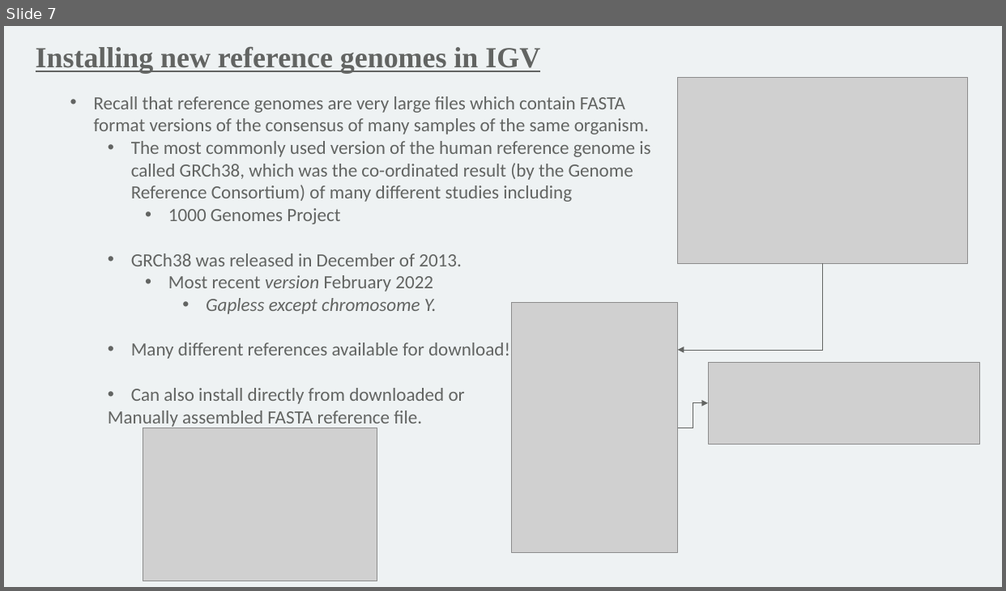
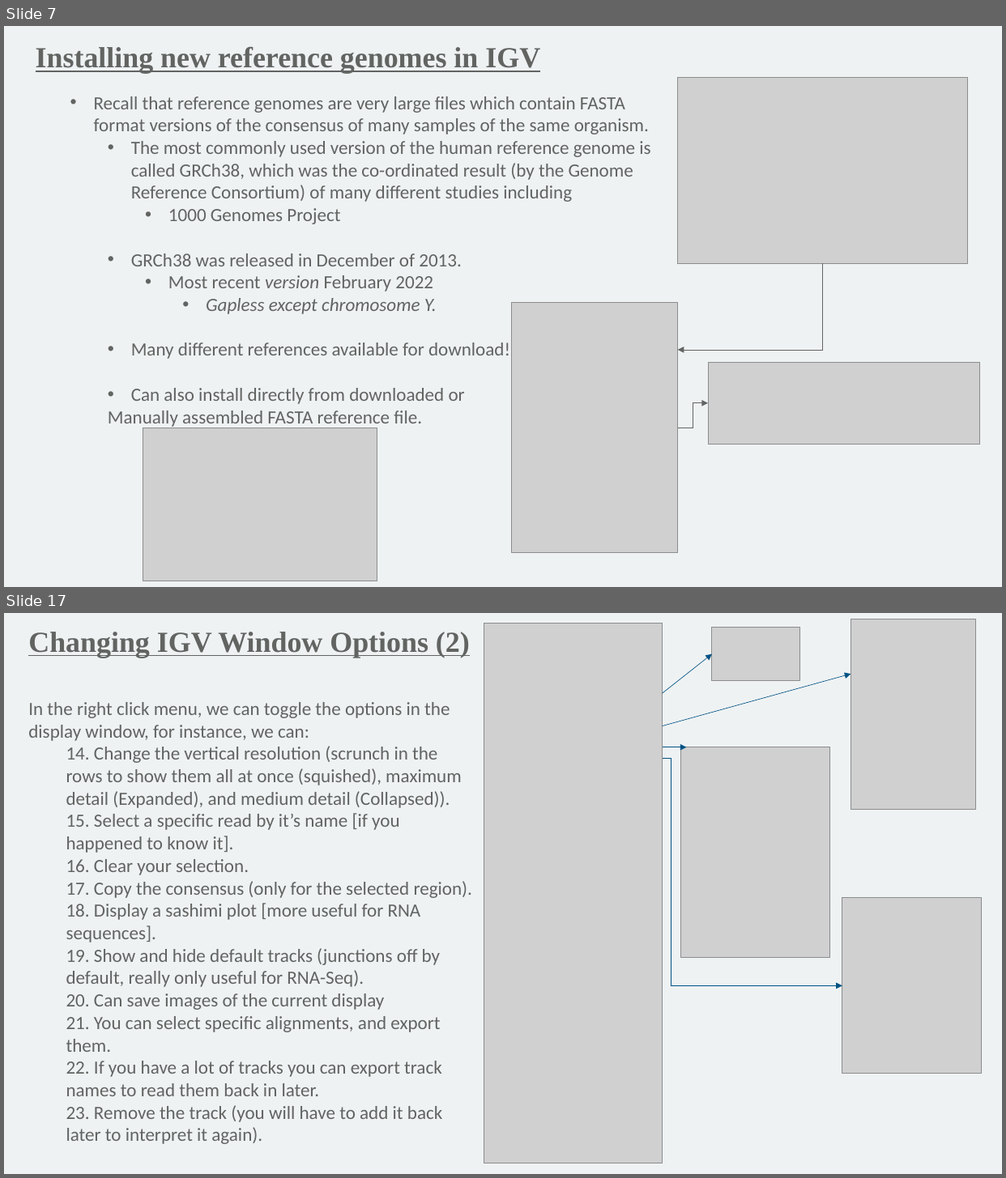
Before and after one commit to mathornton01/2022_UTSW_Lyda_Hill_Department_Introduction_To_NGS_Analysis_Nanocourse, a slide deck: Slides/IntroductionToNGSAnalysis_DayII_MT.pptx. Shown one above the other, each under a label of ours: slide 7 before the commit, slides 7 and 17 after it; the slides between them are not shown. The pictures are 1006x591 and 1006x1178 pixels, drawn with LibreOffice and Linux fonts; fonts in the diff are those of the drawing; grey boxes stand for pictures; background and template pictures are left out. Boxes give left, top, right and bottom in pixels: in the first picture for what was removed or moved away, otherwise in the second. Text is boxed around its words. In the diff, an @@ line names an element or a change of style, - is before the commit and + after.

```diff
--- a/Slides/IntroductionToNGSAnalysis_DayII_MT.pptx
+++ b/Slides/IntroductionToNGSAnalysis_DayII_MT.pptx
@@ slide 17 added at (x1=4, y1=613, x2=1002, y2=1174), background #EEF2F3 @@
@@ text added at (x1=28, y1=632, x2=470, y2=658), 28 pt, text #626462, bold, underline @@
+Changing IGV Window Options (2)
@@ picture added at (x1=484, y1=623, x2=663, y2=1164) @@
@@ picture added at (x1=712, y1=628, x2=800, y2=681) @@
@@ picture added at (x1=850, y1=619, x2=976, y2=809) @@
@@ arrow added from (662, 693) to (712, 654), #005284 0.5 pt @@
@@ arrow added from (662, 726) to (850, 674), #005284 0.5 pt @@
@@ text added at (x1=28, y1=702, x2=472, y2=1144), 18 pt, text #626462 @@
+In the right click menu, we can toggle the options in the display window, for instance, we can:
+  14. Change the vertical resolution (scrunch in the rows to show them all at once (squished), maximum detail (Expanded), and medium detail (Collapsed)).
+  15. Select a specific read by it’s name [if you happened to know it].
+  16. Clear your selection.
+  17. Copy the consensus (only for the selected region).
+  18. Display a sashimi plot [more useful for RNA sequences].
+  19. Show and hide default tracks (junctions off by default, really only useful for RNA-Seq).
+  20. Can save images of the current display
+  21. You can select specific alignments, and export them.
+  22. If you have a lot of tracks you can export track names to read them back in later.
+  23. Remove the track (you will have to add it back later to interpret it again).
@@ line added from (671, 758) to (662, 758), #005284 0.5 pt @@
@@ arrow added from (662, 747) to (687, 747), #005284 0.5 pt @@
@@ elbow arrow added from (671, 758) to (842, 986), #005284 0.5 pt @@
@@ picture added at (x1=681, y1=747, x2=829, y2=957) @@
@@ picture added at (x1=842, y1=898, x2=982, y2=1074) @@
```
Also in this commit, not shown: 8 slides changed, 23 other slides added, 1 slide removed, 5 other files.
